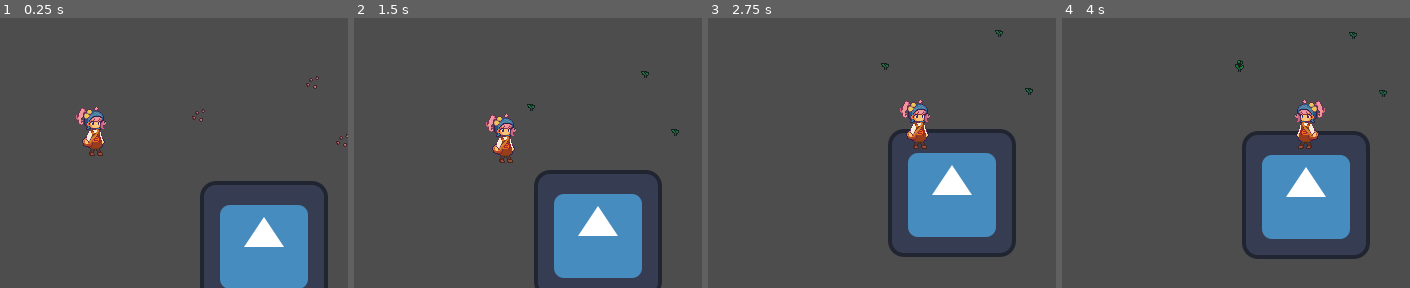
Above: before the commit, frames 1-4 (left to right).
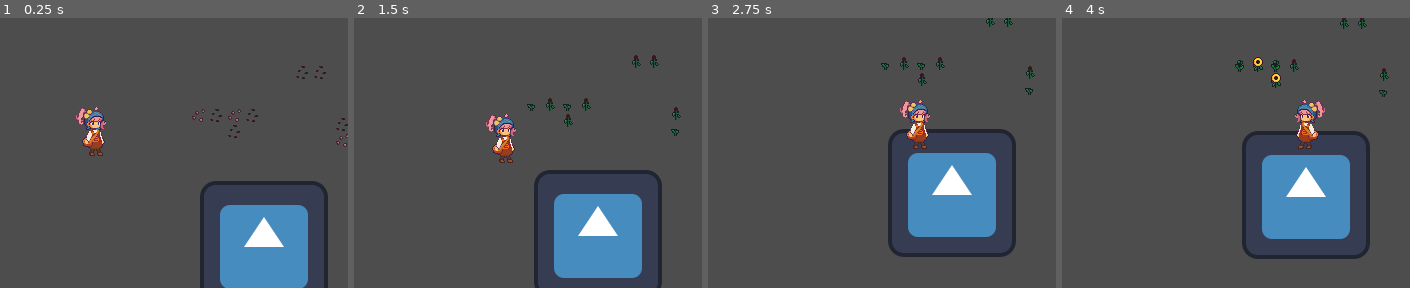
Above: after the commit, the same moments.

Repository: HinaMarina/Risa
Game: Godot game, scene res://Prototype Assets/Testing_Scene_Empty.tscn
Same seed, same stepped clock (60 frames per second), same inputs: the game is played once before the commit and once after it. The project has no main scene, so this scene is started directly. The engine's default icon, where the game draws it, is replaced by a stand-in: a white triangle on a blue panel in a dark square.
Inputs:
- Up to frame 1 (0.25 s): no input
- Up to frame 2 (1.5 s): tap Enter (ui_accept) at 0.5, 0.77 s; hold Right (ui_right) 0.53-1.28 s; tap X (Harvest) at 0.6, 1.35 s; hold Down (ui_down) from 1.28 s (still down)
- Up to frame 3 (2.75 s): tap Enter (ui_accept) at 1.52 s; release Down (ui_down) at 2.03 s; hold Right (ui_right) from 2.03 s (still down); hold Up (movement_action) from 2.03 s (still down); tap X (Harvest) at 2.3 s
- Up to frame 4 (4 s): release Up (movement_action) at 2.78 s; tap X (Harvest) at 2.85, 3.6 s; tap Enter (ui_accept) at 3.02, 3.77 s; release Right (ui_right) at 3.53 s; hold Left (ui_left) from 3.53 s (still down)

The runs differ from the first frame. In frame 1, 0.3% of the frame differs, in the area x 60-100%, y 17-45%; in frame 2, 0.5%; in frame 3, 0.4%; in frame 4, 0.6%, in the area x 54-94%, y 0-26%.

Commit message:
Player Inventory Changes, Sunflower ProtoCrop

Diff:
--- a/Entities/Crops/plant_class.gd
+++ b/Entities/Crops/plant_class.gd
@@ -38,7 +38,6 @@
 
 func update_age():
 	super()
-	print(age)
 	if age >= next_step and age <= age_to_grow:
 		aging_sprite()
 		calculate_next_step()
@@ -55,7 +54,6 @@
 func harvest():
 	TinyInventoryPrototypeGlobal.on_picking_item(harvested_plant)
 	TinyInventoryPrototypeGlobal.number_of_harvested += 1
-	print(str(TinyInventoryPrototypeGlobal.number_of_harvested) + " foram colhidas")
 	if regrowth_number <= 0:
 		self.queue_free()
 	else:
--- a/Entities/Player/Player_Inventory_UI.gd
+++ b/Entities/Player/Player_Inventory_UI.gd
@@ -3,28 +3,28 @@
 @export var Canvas:CanvasLayer
 
 func _ready() -> void:
-	TinyInventoryPrototypeGlobal.new_item_stored.connect(add_item)
+	TinyInventoryPrototypeGlobal.new_item_stored.connect(update_inventory)
 	Canvas.visible = false
 
-func add_item(item:PackedScene,amount:int):
-	var new_item = item.instantiate()
-	var control_node = Control.new()
-	if amount > 1:
-		var position = TinyInventoryPrototypeGlobal.stored_items.bsearch(item)
-		var control = inventory_grid.get_child(position)
-		for child in control.get_children():
-			if child is Label:
-				child.queue_free()
-		var amount_label = Label.new()
-		amount_label.text = str(amount)
-		control.add_child(amount_label)
-		return
-	control_node.custom_minimum_size = Vector2(16,16)
-	control_node.add_child(new_item)
-	inventory_grid.add_child(control_node)
+func update_inventory(item,amount):
+	for child in inventory_grid.get_children():
+			child.queue_free()
+	for each_item in TinyInventoryPrototypeGlobal.stored_items:
+		var position = TinyInventoryPrototypeGlobal.stored_items.find(each_item)
+		var quantity = TinyInventoryPrototypeGlobal.item_numbers[position]
+		var control_node = Control.new()
+		var new_item = each_item.instantiate()
+		print("quantity " + str(quantity),position, each_item)
+		control_node.custom_minimum_size = Vector2(16,16)
+		control_node.add_child(new_item)
+		if quantity > 1:
+			var label = Label.new()
+			label.text = str(quantity)
+			control_node.add_child(label)
+		inventory_grid.add_child(control_node)
+
 
 
 func _input(event: InputEvent) -> void:
 	if Input.is_action_just_released("Menu"):
-		print("aqui")
 		Canvas.visible = !Canvas.visible
--- /dev/null
+++ b/Prototype Assets/Prototype Entities/Sunflower/SunflowerFruit.tscn
@@ -0,0 +1,10 @@
+[gd_scene load_steps=2 format=3 uid="uid://bp2glida3ogta"]
+
+[ext_resource type="Texture2D" uid="uid://b4svl32y81uuq" path="res://Prototype Assets/Prototype Entities/Sunflower/Sunflower_Sprite.png" id="1_6ha6o"]
+
+[node name="SunflowerFruit" type="Node2D"]
+
+[node name="Sprite2D" type="Sprite2D" parent="."]
+texture = ExtResource("1_6ha6o")
+hframes = 6
+frame = 5
--- /dev/null
+++ b/Prototype Assets/Prototype Entities/Sunflower/SunflowerPlant.tscn
@@ -0,0 +1,30 @@
+[gd_scene load_steps=6 format=3 uid="uid://crbncoev2w2pt"]
+
+[ext_resource type="Script" path="res://Entities/Crops/plant_class.gd" id="1_i2jqj"]
+[ext_resource type="PackedScene" uid="uid://dvf5cngb0tqnp" path="res://Entities/Crops/Nutrient Components/nutrient_giver_component.tscn" id="2_pair1"]
+[ext_resource type="PackedScene" uid="uid://bp2glida3ogta" path="res://Prototype Assets/Prototype Entities/Sunflower/SunflowerFruit.tscn" id="2_y4fi2"]
+[ext_resource type="Texture2D" uid="uid://b4svl32y81uuq" path="res://Prototype Assets/Prototype Entities/Sunflower/Sunflower_Sprite.png" id="3_b5150"]
+
+[sub_resource type="CircleShape2D" id="CircleShape2D_ese7h"]
+radius = 7.0
+
+[node name="SunflowerPlant" type="Node2D" node_paths=PackedStringArray("harvest_area2d", "Sprite")]
+script = ExtResource("1_i2jqj")
+harvested_plant = ExtResource("2_y4fi2")
+harvest_area2d = NodePath("Area2D")
+Species = "Sunflower"
+Sprite = NodePath("Sprite2D")
+
+[node name="Nutrient_Giver_Component" parent="." instance=ExtResource("2_pair1")]
+
+[node name="Sprite2D" type="Sprite2D" parent="."]
+texture = ExtResource("3_b5150")
+hframes = 6
+frame = 3
+
+[node name="Area2D" type="Area2D" parent="."]
+collision_layer = 16
+collision_mask = 2
+
+[node name="CollisionShape2D" type="CollisionShape2D" parent="Area2D"]
+shape = SubResource("CircleShape2D_ese7h")
--- /dev/null
+++ b/Prototype Assets/Prototype Entities/Sunflower/SunflowerSeed.tscn
@@ -0,0 +1,20 @@
+[gd_scene load_steps=5 format=3 uid="uid://dkjwa5l2qvs71"]
+
+[ext_resource type="Script" path="res://Entities/Crops/seed_class.gd" id="1_yhp1h"]
+[ext_resource type="PackedScene" uid="uid://blqjgewb4sv5i" path="res://Prototype Assets/Prototype Entities/Sunflower/SunflowerSprout.tscn" id="2_7uwiw"]
+[ext_resource type="PackedScene" uid="uid://ca121eq2htc7y" path="res://Entities/Crops/Nutrient Components/nutrient_receiver_component.tscn" id="2_vdvng"]
+[ext_resource type="Texture2D" uid="uid://b4svl32y81uuq" path="res://Prototype Assets/Prototype Entities/Sunflower/Sunflower_Sprite.png" id="3_fad02"]
+
+[node name="SunflowerSeed" type="Node2D" node_paths=PackedStringArray("nutrient_receiver", "Sprite")]
+script = ExtResource("1_yhp1h")
+nutrient_receiver = NodePath("Nutrient_Receiver_Component")
+Species = "Sunflower"
+Sprite = NodePath("Sprite2D")
+next_stage = ExtResource("2_7uwiw")
+nutrients_needed = 2
+
+[node name="Nutrient_Receiver_Component" parent="." instance=ExtResource("2_vdvng")]
+
+[node name="Sprite2D" type="Sprite2D" parent="."]
+texture = ExtResource("3_fad02")
+hframes = 6
--- /dev/null
+++ b/Prototype Assets/Prototype Entities/Sunflower/SunflowerSprout.tscn
@@ -0,0 +1,27 @@
+[gd_scene load_steps=6 format=3 uid="uid://blqjgewb4sv5i"]
+
+[ext_resource type="Script" path="res://Entities/Crops/sprout_class.gd" id="1_ek4wl"]
+[ext_resource type="PackedScene" uid="uid://ca121eq2htc7y" path="res://Entities/Crops/Nutrient Components/nutrient_receiver_component.tscn" id="2_kwiut"]
+[ext_resource type="PackedScene" uid="uid://crbncoev2w2pt" path="res://Prototype Assets/Prototype Entities/Sunflower/SunflowerPlant.tscn" id="2_pbqu1"]
+[ext_resource type="PackedScene" uid="uid://dvf5cngb0tqnp" path="res://Entities/Crops/Nutrient Components/nutrient_giver_component.tscn" id="3_pn8ff"]
+[ext_resource type="Texture2D" uid="uid://b4svl32y81uuq" path="res://Prototype Assets/Prototype Entities/Sunflower/Sunflower_Sprite.png" id="4_12658"]
+
+[node name="SunflowerSprout" type="Node2D" node_paths=PackedStringArray("receiver", "giver", "Sprite")]
+script = ExtResource("1_ek4wl")
+receiver = NodePath("Nutrient_Receiver_Component")
+giver = NodePath("Nutrient_Giver_Component")
+nourished_interval = Vector2i(3, 6)
+interval = Vector2i(5, 10)
+Species = "Sunflower"
+Sprite = NodePath("Sprite2D")
+next_stage = ExtResource("2_pbqu1")
+nutrients_needed = 2
+
+[node name="Sprite2D" type="Sprite2D" parent="."]
+texture = ExtResource("4_12658")
+hframes = 6
+frame = 1
+
+[node name="Nutrient_Receiver_Component" parent="." instance=ExtResource("2_kwiut")]
+
+[node name="Nutrient_Giver_Component" parent="." instance=ExtResource("3_pn8ff")]
--- a/Prototype Assets/Testing_Scene_Empty.tscn
+++ b/Prototype Assets/Testing_Scene_Empty.tscn
@@ -1,9 +1,10 @@
-[gd_scene load_steps=5 format=3 uid="uid://dk1d11xmoacf5"]
+[gd_scene load_steps=6 format=3 uid="uid://dk1d11xmoacf5"]
 
 [ext_resource type="PackedScene" uid="uid://dqtkwh84ekv2u" path="res://Entities/Player/Player.tscn" id="1_ekd6t"]
 [ext_resource type="Script" path="res://Prototype Assets/testing_scene_empty.gd" id="1_hdjox"]
 [ext_resource type="Texture2D" uid="uid://c4b6tky1kbisp" path="res://icon.svg" id="2_nkolr"]
 [ext_resource type="PackedScene" uid="uid://caqqy4wbah108" path="res://Prototype Assets/Prototype Entities/Corn/corn_seed.tscn" id="4_jnq8l"]
+[ext_resource type="PackedScene" uid="uid://dkjwa5l2qvs71" path="res://Prototype Assets/Prototype Entities/Sunflower/SunflowerSeed.tscn" id="5_o338d"]
 
 [node name="Node2D" type="Node2D"]
 texture_filter = 1
@@ -17,10 +18,28 @@
 position = Vector2(78, 22)
 
 [node name="CornSeed" parent="." instance=ExtResource("4_jnq8l")]
-position = Vector2(294, -49)
+position = Vector2(216, -16)
 
 [node name="CornSeed2" parent="." instance=ExtResource("4_jnq8l")]
 position = Vector2(324, 9)
 
 [node name="CornSeed3" parent="." instance=ExtResource("4_jnq8l")]
 position = Vector2(180, -16)
+
+[node name="SunflowerSeed" parent="." instance=ExtResource("5_o338d")]
+position = Vector2(198, -16)
+
+[node name="SunflowerSeed2" parent="." instance=ExtResource("5_o338d")]
+position = Vector2(216, 0)
+
+[node name="SunflowerSeed3" parent="." instance=ExtResource("5_o338d")]
+position = Vector2(234, -16)
+
+[node name="SunflowerSeed4" parent="." instance=ExtResource("5_o338d")]
+position = Vector2(324, -7)
+
+[node name="SunflowerSeed5" parent="." instance=ExtResource("5_o338d")]
+position = Vector2(284, -59)
+
+[node name="SunflowerSeed6" parent="." instance=ExtResource("5_o338d")]
+position = Vector2(302, -59)
--- a/Prototype Assets/Tiny_inventory_prototype_global.gd
+++ b/Prototype Assets/Tiny_inventory_prototype_global.gd
@@ -10,14 +10,15 @@
 	item_pickup.emit(item)
 
 func store_item(item):
-
 	if stored_items.has(item):
-		var position = stored_items.bsearch(item)
+		var position = stored_items.find(item)
 		var current_number = item_numbers[position]
 		item_numbers[position] = current_number + 1
 		new_item_stored.emit(item,item_numbers[position])
+		print(stored_items,item_numbers)
 		return
 
 	stored_items.append(item)
+	item_numbers.append(1)
 	new_item_stored.emit(item,1)
-	item_numbers.append(1)
+	print(stored_items,item_numbers)
Renamed: Prototype Assets/Crops/Sunflower_Sprite.png -> Prototype Assets/Prototype Entities/Sunflower/Sunflower_Sprite.png
Not shown, changed: Prototype Assets/Prototype Entities/Sunflower/Sunflower_Sprite.png.import
